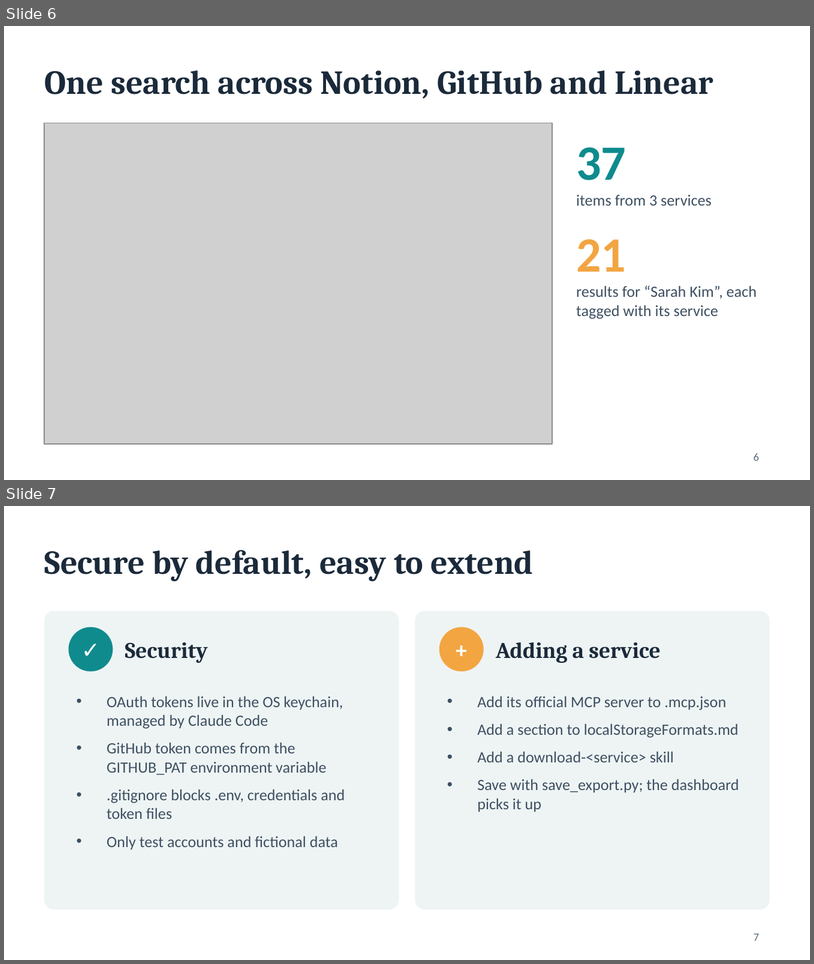
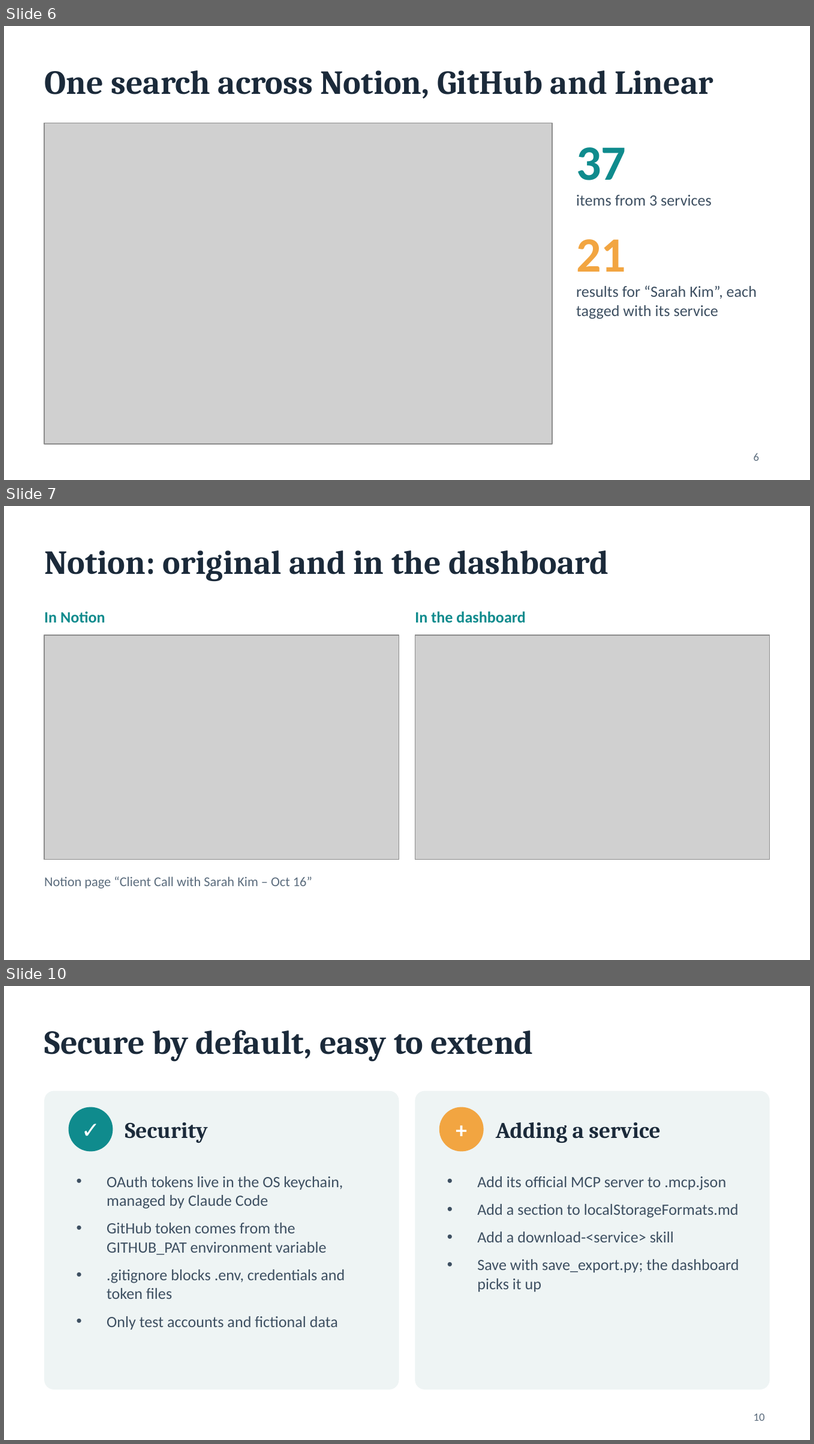
Before and after one commit to nyohayon-jpg/hw-services-dashboard, a slide deck: presentation/services-dashboard.pptx. Shown one above the other, each under a label of ours: slides 6 and 7 before the commit, slides 6, 7 and 10 after it; the slides between them are not shown. The pictures are 814x964 and 814x1444 pixels, drawn with LibreOffice and Linux fonts; fonts in the diff are those of the drawing; grey boxes stand for pictures. Boxes give left, top, right and bottom in pixels: in the first picture for what was removed or moved away, otherwise in the second. Text is boxed around its words. In the diff, an @@ line names an element or a change of style, - is before the commit and + after.

```diff
--- a/presentation/services-dashboard.pptx
+++ b/presentation/services-dashboard.pptx
@@ slide 7 added at <box>4,506,810,960</box>, background #FFFFFF @@
@@ title added at <box>44,550,609,581</box>, 30 pt, text #1B2A3A, bold @@
+Notion: original and in the dashboard
@@ text added at <box>44,611,105,622</box>, 14 pt, text #0F8B8D, bold @@
+In Notion
@@ text added at <box>415,611,525,622</box>, 14 pt, text #0F8B8D, bold @@
+In the dashboard
@@ picture added at <box>44,635,399,859</box> @@
@@ picture added at <box>415,635,770,859</box> @@
@@ text added at <box>44,876,312,888</box>, 12 pt, text #5B6C7D @@
+Notion page “Client Call with Sarah Kim – Oct 16”
@@ what was slide 7 is now slide 10 @@
@@ page number at <box>754,1413,765,1420</box>: text changed @@
-7
+10
```
Also in this commit, not shown: 2 other slides added, 7 other files.
